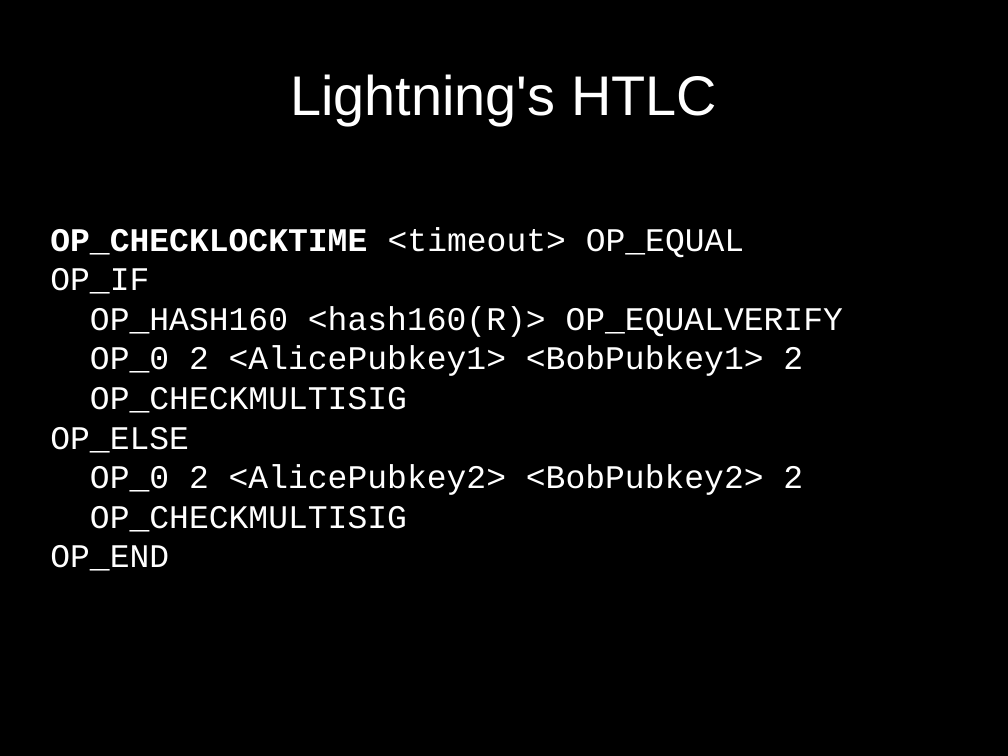
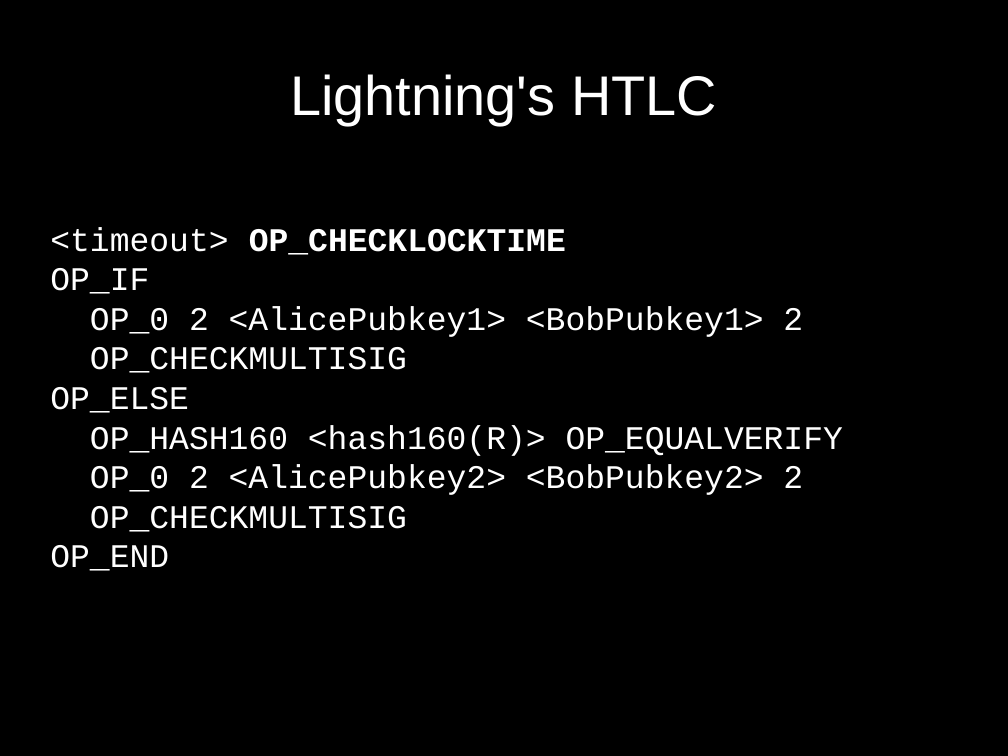
Before and after one commit to cornwarecjp/amiko-pay, a slide deck: slide 10 of doc/lightning-presentation.odp (slide 9 before the commit). Drawn at 1008x756 pixels with LibreOffice and Linux fonts; fonts in the diff are those of the drawing. Boxes give left, top, right and bottom in pixels: in the first picture for what was removed or moved away, otherwise in the second. Text is boxed around its words. In the diff, an @@ line names an element or a change of style, - is before the commit and + after.

```diff
--- a/doc/lightning-presentation.odp
+++ b/doc/lightning-presentation.odp
@@ text at bbox=[50, 227, 566, 255]: text changed; bold on @@
-OP_CHECKLOCKTIME <timeout> OP_EQUAL
+<timeout> OP_CHECKLOCKTIME
@@ text at bbox=[90, 306, 843, 337]: paragraph removed @@
-OP_HASH160 <hash160(R)> OP_EQUALVERIFY
@@ text at bbox=[90, 425, 843, 456]: paragraph added @@
+OP_HASH160 <hash160(R)> OP_EQUALVERIFY
```
Also in this commit, not shown: 4 other slides changed, 1 slide added.
